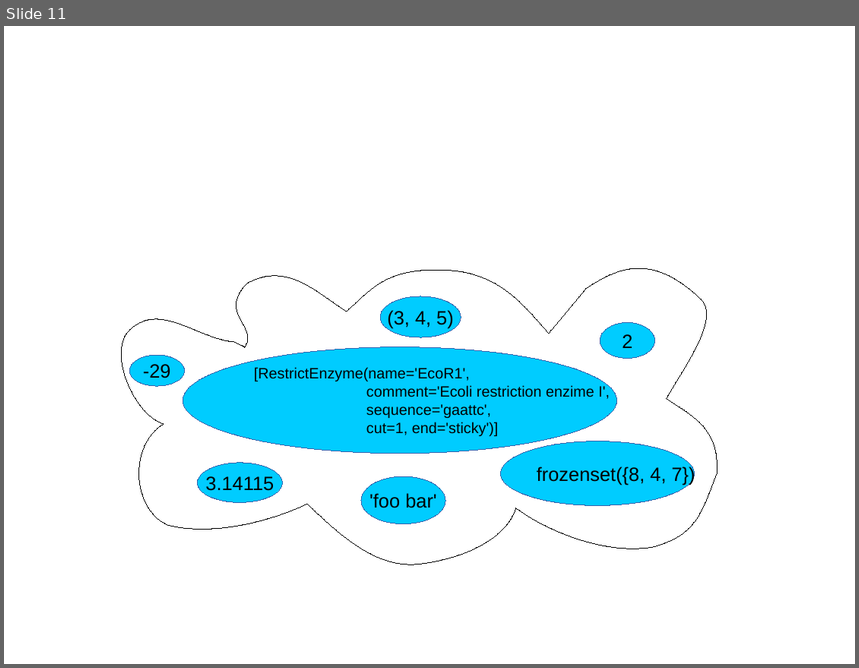
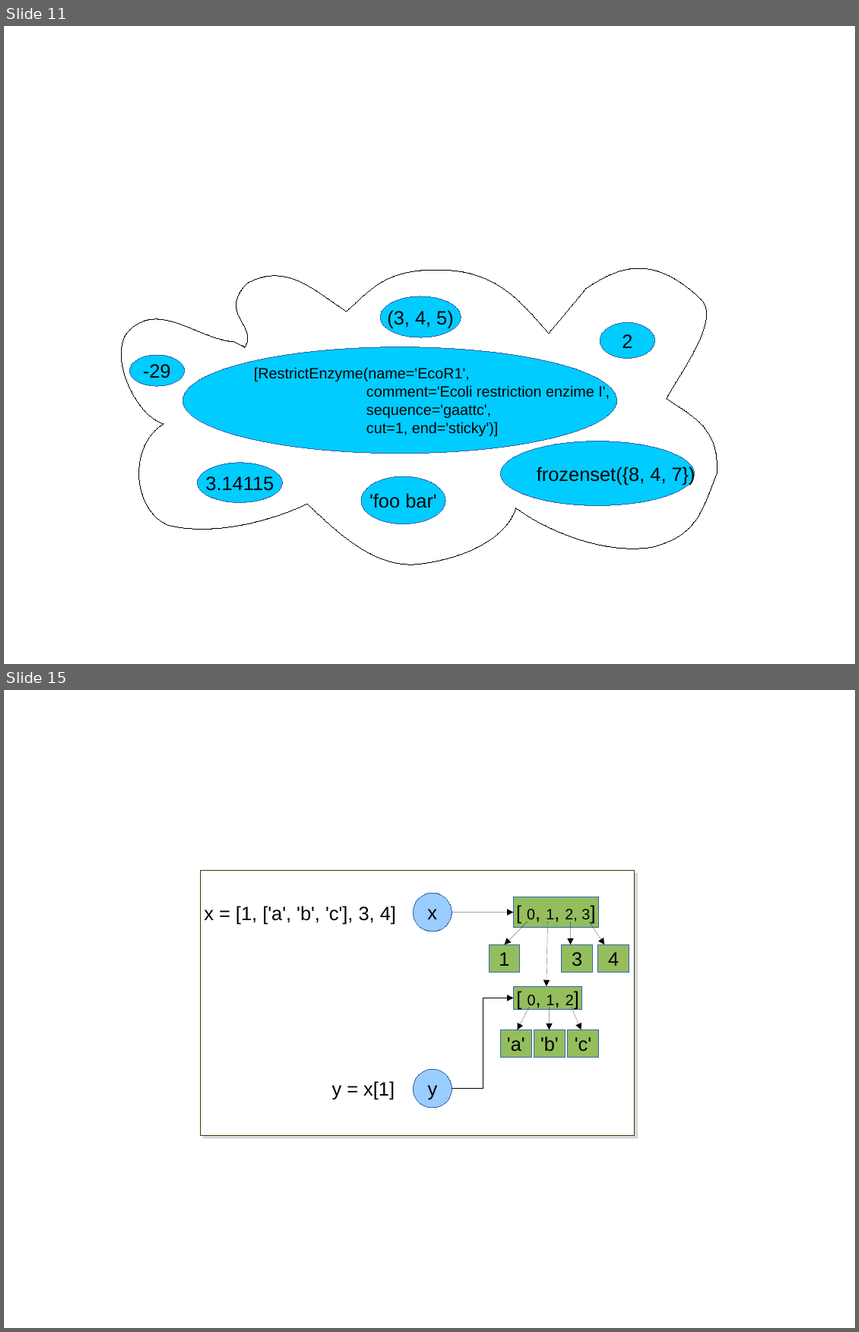
Before and after one commit to C3BI-pasteur-fr/python-course-1, a slide deck: figures.odp. Shown one above the other, each under a label of ours: slide 11 before the commit, slides 11 and 15 after it; the slides between them are not shown. The pictures are 859x668 and 859x1332 pixels, drawn with LibreOffice and Linux fonts; fonts in the diff are those of the drawing. Boxes give left, top, right and bottom in pixels: in the first picture for what was removed or moved away, otherwise in the second. Text is boxed around its words. In the diff, an @@ line names an element or a change of style, - is before the commit and + after.

```diff
--- a/figures.odp
+++ b/figures.odp
@@ slide 15 added at (4,690,855,1328), background #FFFFFF @@
@@ rectangle added at (200,871,635,1135), fill #FFFFFF, outline #314004 0.71 pt @@
@@ ellipse added at (414,893,452,932), fill #99CCFF, outline #3465AF 0 pt, 18 pt, text #000000 @@
+x
@@ text added at (204,906,396,925), 18 pt, text #000000 @@
+x = [1, ['a', 'b', 'c'], 3, 4]
@@ arrow added from (452, 913) to (514, 913), #000000 0 pt @@
@@ rectangle added at (514,897,599,928), fill #94BD5E, outline #3465AF 0 pt, 14 pt, text #000000 @@
+[ 0, 1, 2, 3]
@@ arrow added from (528, 922) to (505, 945), #000000 0 pt @@
@@ arrow added from (547, 922) to (547, 986), #000000 0 pt @@
@@ arrow added from (571, 922) to (571, 945), #000000 0 pt @@
@@ arrow added from (589, 922) to (605, 945), #000000 0 pt @@
@@ rectangle added at (489,945,520,973), fill #94BD5E, outline #3465AF 0 pt, 18 pt, text #000000 @@
+1
@@ rectangle added at (562,945,592,973), fill #94BD5E, outline #3465AF 0 pt, 18 pt, text #000000 @@
+3
@@ rectangle added at (599,945,629,973), fill #94BD5E, outline #3465AF 0 pt, 18 pt, text #000000 @@
+4
@@ elbow arrow added from (452, 1088) to (514, 999), #000000 0 pt @@
@@ rectangle added at (514,986,582,1010), fill #94BD5E, outline #3465AF 0 pt, 18 pt, text #000000 @@
+[ 0, 1, 2]
@@ arrow added from (529, 1008) to (518, 1030), #000000 0 pt @@
@@ arrow added from (550, 1007) to (550, 1030), #000000 0 pt @@
@@ arrow added from (572, 1008) to (582, 1030), #000000 0 pt @@
@@ rectangle added at (501,1030,531,1058), fill #94BD5E, outline #3465AF 0 pt, 18 pt, text #000000 @@
+'a'
@@ rectangle added at (534,1030,566,1058), fill #94BD5E, outline #3465AF 0 pt, 18 pt, text #000000 @@
+'b'
@@ rectangle added at (568,1030,599,1058), fill #94BD5E, outline #3465AF 0 pt, 18 pt, text #000000 @@
+'c'
@@ ellipse added at (414,1069,452,1108), fill #99CCFF, outline #3465AF 0 pt, 18 pt, text #000000 @@
+y
@@ text added at (332,1081,395,1100), 18 pt, text #000000 @@
+y = x[1]
```
Also in this commit, not shown: 1 slide changed, 4 other slides added.
